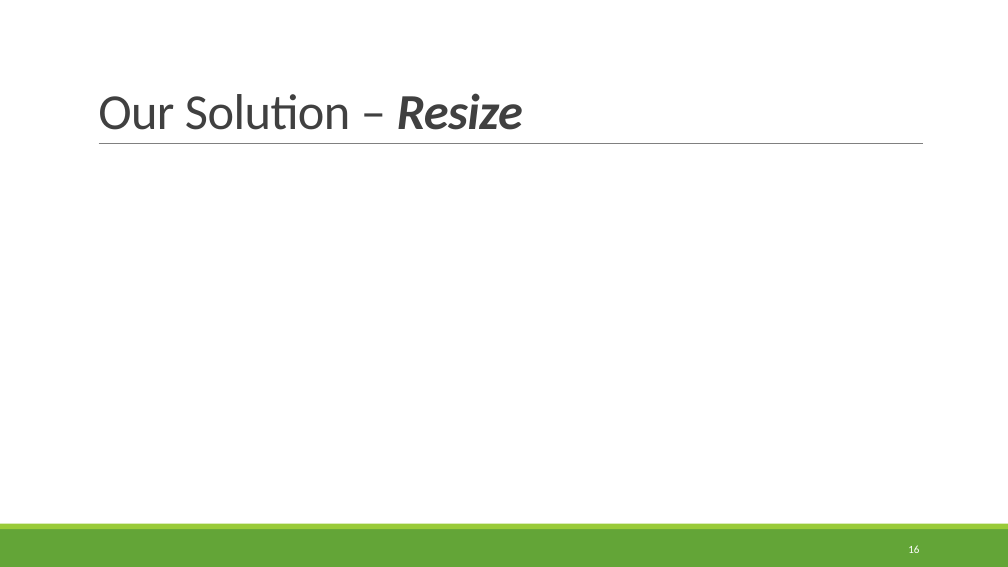
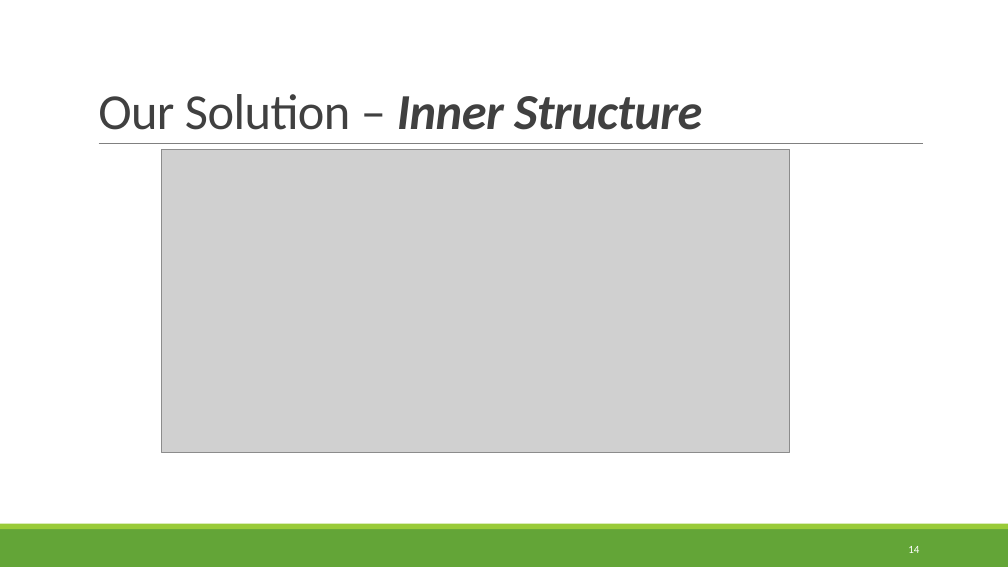
Before and after one commit to itssapir/TXHashMap, a slide deck: slide 14 of Docs/Presentation_final.pptx (slide 16 before the commit). Drawn at 1008x567 pixels with LibreOffice and Linux fonts; fonts in the diff are those of the drawing; grey boxes stand for pictures. Boxes give left, top, right and bottom in pixels: in the first picture for what was removed or moved away, otherwise in the second. Text is boxed around its words. In the diff, an @@ line names an element or a change of style, - is before the commit and + after.

```diff
--- a/Docs/Presentation_final.pptx
+++ b/Docs/Presentation_final.pptx
@@ title at [98,94,702,130]: text changed; bold on; italic on @@
-Our Solution – Resize
+Our Solution – Inner Structure
@@ picture added at [162,150,790,453] @@
@@ page number at [908,546,919,553]: text changed @@
-16
+14
```
Also in this commit, not shown: 15 other slides changed, 39 slides added, 4 slides removed, 6 other files.
